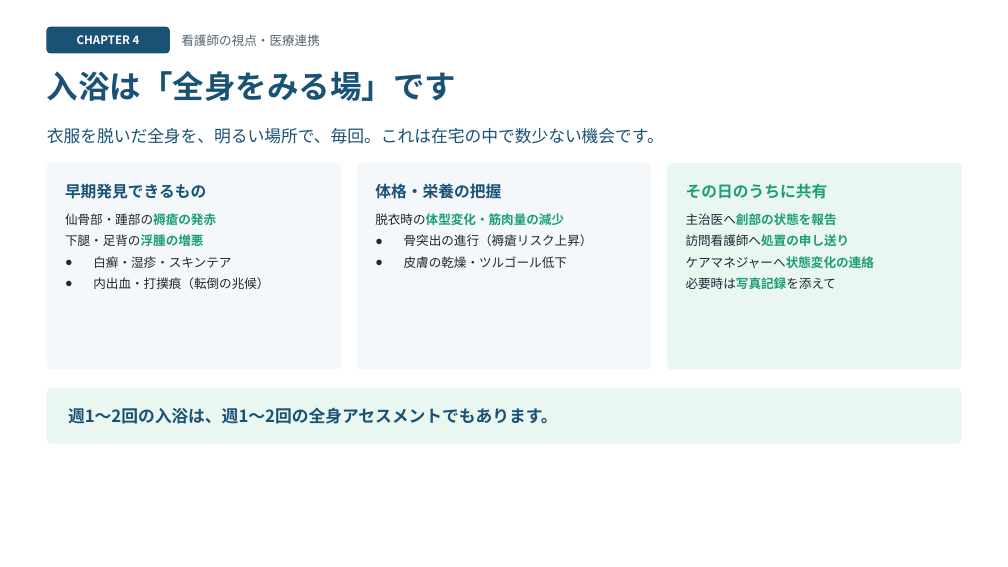
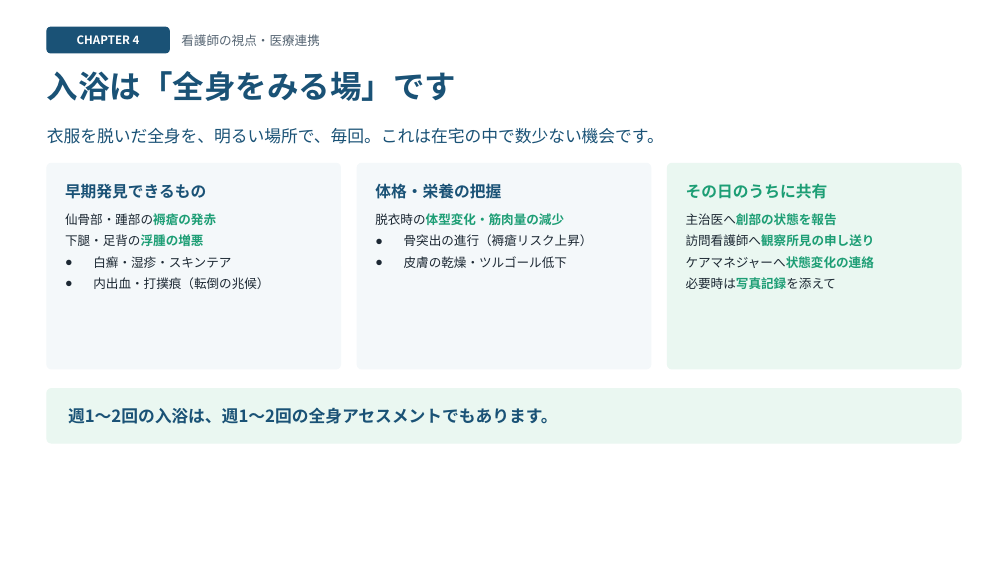
Before and after one commit to 1w0wakmsw0w-ctrl/houmonnyuyoku, a slide deck: slide 8 of houmon-nyuyoku-slides.pptx. Drawn at 1008x567 pixels with LibreOffice and Linux fonts; fonts in the diff are those of the drawing. Boxes give left, top, right and bottom in pixels: in the first picture for what was removed or moved away, otherwise in the second. Text is boxed around its words. In the diff, an @@ line names an element or a change of style, - is before the commit and + after.

```diff
--- a/houmon-nyuyoku-slides.pptx
+++ b/houmon-nyuyoku-slides.pptx
@@ text at [686,234,875,246]: text changed @@
-● 訪問看護師へ処置の申し送り
+● 訪問看護師へ観察所見の申し送り
```
Also in this commit, not shown: 4 other slides changed, 2 slides added, 3 other files.
